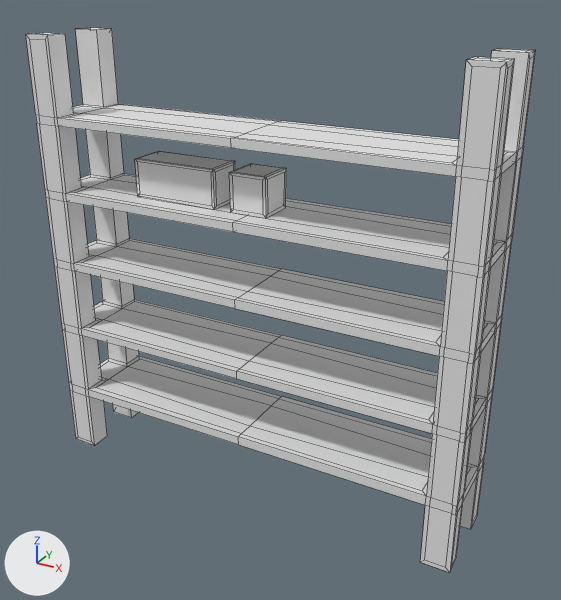
The FBX model Assets/Art/Models/Environment Models/Level 2/Breakables/Shelf/Intact/Shelf Intact.fbx, before and after one commit.
Both versions are drawn from a camera (50 mm lens) standing at (1.187, -2.016, 0.967) and looking at (0.07, 0.015, -0.048). The axes (+X, +Y, +Z) are drawn at lower left. The lights are the same throughout. Mesh edges are drawn as thin lines. Where no turn or scale is listed for an object, it has been applied to the vertices.

Names of what the first picture shows: 'Shelf box intact', 'Shelf long box intact', 'Shelf main Intact'.
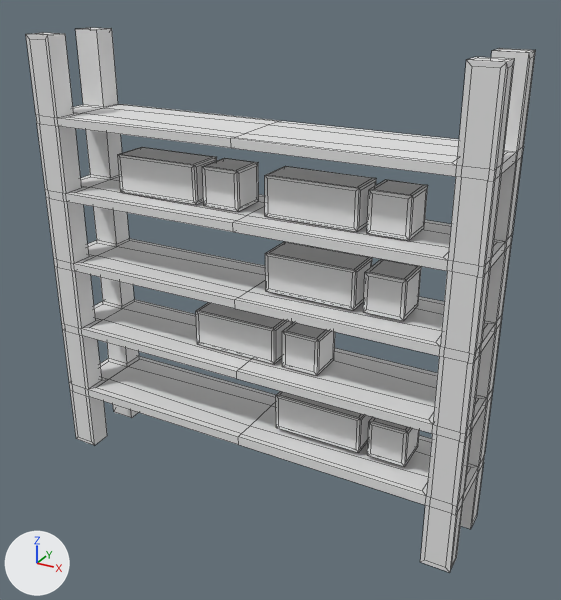
The newer file is also rescaled (x2.0) as a whole; pictures and numbers use the older file's frame.

Changed parts and their boxes (x1, y1, x2, y2) in the pictures (561 x 600 px):
'Shelf long box intact.001', added
    after: (265, 166, 376, 232)
'Shelf long box intact', mesh moved
    before: (135, 151, 235, 209)
    after: (118, 147, 217, 205)
'Shelf long box intact.002', added
    after: (265, 242, 372, 310)
'Shelf box intact', mesh moved
    before: (229, 164, 286, 218)
    after: (202, 158, 259, 212)
'Shelf long box intact.003', added
    after: (196, 302, 293, 364)
'Shelf long box intact.004', added
    after: (276, 391, 372, 453)
'Shelf box intact.001', added
    after: (367, 180, 428, 240)
'Shelf box intact.002', added
    after: (363, 259, 421, 321)
'Shelf box intact.003', added
    after: (282, 322, 335, 376)
'Shelf box intact.004', added
    after: (367, 417, 420, 467)

Edits to the bpy script that builds the scene:
```text
Change me_cube_004:
    where me_cube_004.from_pydata(...)  # 32 vertices, 30 faces; spans x -0.0632..0.0632, y -0.0632..0.0632, z -0.0632..0.0632
    used by ob_shelf_box_intact; location = (0.0, 0.0, 0.312)
    me_cube_004 part 2: the whole mesh is moved by (-0.0991, 0.0, 0.0063)
Change me_cube_005:
    where me_cube_005.from_pydata(...)  # 32 vertices, 30 faces; spans x -0.151..0.151, y -0.063..0.063, z -0.063..0.063
    used by ob_shelf_long_box_intact; location = (-0.272, 0.0, 0.312)
    me_cube_005 part 1: the whole mesh is moved by (-0.07, 0.0, 0.006)
Add me_cube_040:
    me_cube_040.from_pydata(...)  # 32 vertices, 30 faces; spans x -0.151..0.151, y -0.063..0.063, z -0.063..0.063
Add me_cube_050:
    me_cube_050.from_pydata(...)  # 32 vertices, 30 faces; spans x -0.0632..0.0632, y -0.0632..0.0632, z -0.0632..0.0632
Add ob_shelf_long_box_intact_002:
    ob_shelf_long_box_intact_002 = bpy.data.objects.new('Shelf long box intact.002', me_cube_040)
    ob_shelf_long_box_intact_002.location = (0.211, 0.0, 0.073)
Add ob_shelf_long_box_intact_003:
    ob_shelf_long_box_intact_003 = bpy.data.objects.new('Shelf long box intact.003', me_cube_040.copy())
    ob_shelf_long_box_intact_003.location = (-0.061, 0.0, -0.18)
Add ob_shelf_long_box_intact_004:
    ob_shelf_long_box_intact_004 = bpy.data.objects.new('Shelf long box intact.004', me_cube_040.copy())
    ob_shelf_long_box_intact_004.location = (0.247, 0.0, -0.421)
Add ob_shelf_box_intact_004:
    ob_shelf_box_intact_004 = bpy.data.objects.new('Shelf box intact.004', me_cube_050)
    ob_shelf_box_intact_004.location = (0.491, 0.0, -0.421)
Add ob_shelf_long_box_intact_001:
    ob_shelf_long_box_intact_001 = bpy.data.objects.new('Shelf long box intact.001', me_cube_040.copy())
    ob_shelf_long_box_intact_001.location = (0.211, 0.0, 0.318)
Add ob_shelf_box_intact_003:
    ob_shelf_box_intact_003 = bpy.data.objects.new('Shelf box intact.003', me_cube_050.copy())
    ob_shelf_box_intact_003.location = (0.183, 0.0, -0.18)
Add ob_shelf_box_intact_001:
    ob_shelf_box_intact_001 = bpy.data.objects.new('Shelf box intact.001', me_cube_050.copy())
    ob_shelf_box_intact_001.location = (0.455, 0.0, 0.318)
Add ob_shelf_box_intact_002:
    ob_shelf_box_intact_002 = bpy.data.objects.new('Shelf box intact.002', me_cube_050.copy())
    ob_shelf_box_intact_002.location = (0.455, 0.0, 0.073)
```
